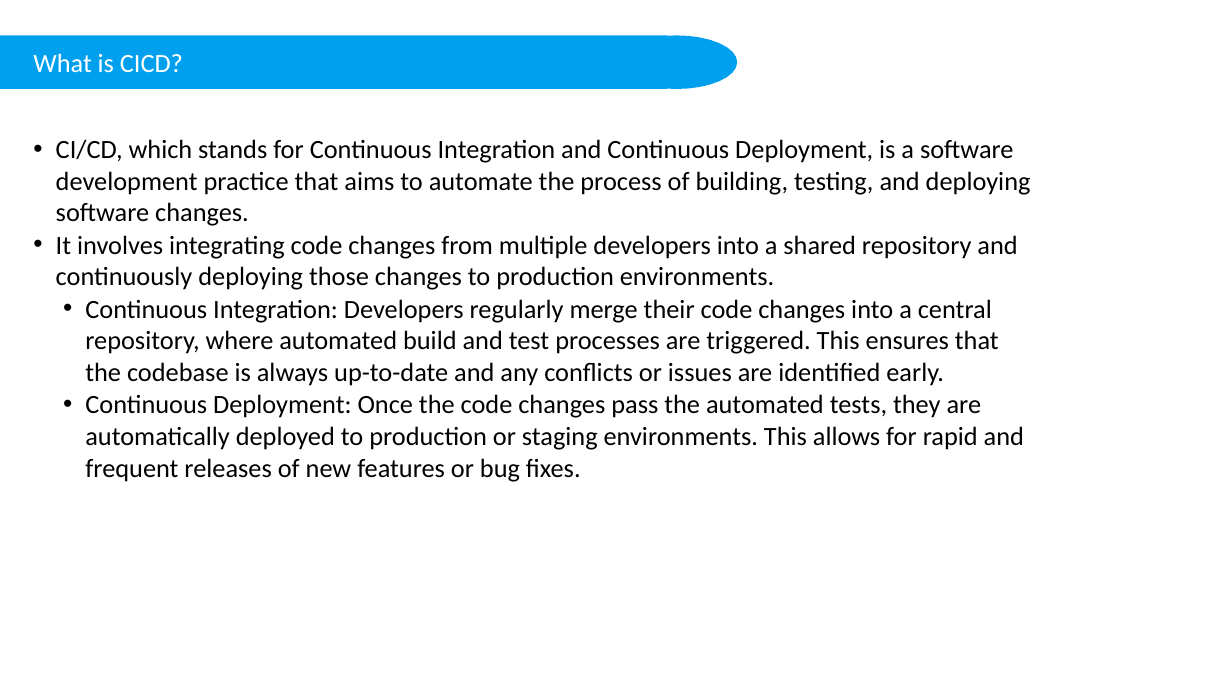
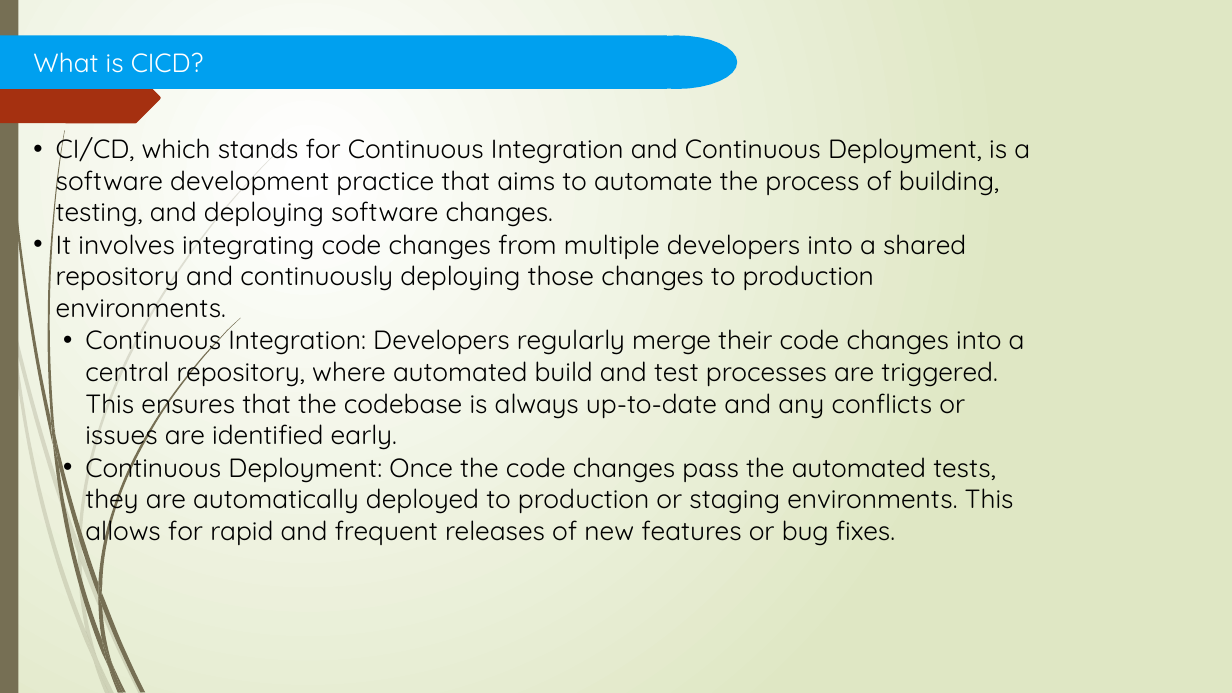
Before and after one commit to ttduyk13/CloudDevopsEngin-Project3, a slide deck: slide 2 of Presentation.pptx. Drawn at 1232x693 pixels with LibreOffice and Linux fonts; fonts in the diff are those of the drawing. Boxes give left, top, right and bottom in pixels: in the first picture for what was removed or moved away, otherwise in the second. Text is boxed around its words. In the diff, an @@ line names an element or a change of style, - is before the commit and + after.

```diff
--- a/Presentation.pptx
+++ b/Presentation.pptx
@@ background #FFFFFF to gradient #FFFFFF to #DFE8C4 @@
@@ rectangle added at (0,0,18,693), fill #766F54 @@
@@ text "What is CICD?" at (33,52,204,73): font Calibri to Quicksand @@
@@ freeform shape added at (0,72,160,124), fill #A53010 @@
@@ text "CI/CD, which stands for Continuous ..." at (56,130,1030,547): font Calibri to Quicksand @@
@@ group added at (0,142,288,693): 10 freeform shapes @@
@@ group added at (3,0,241,693): 12 freeform shapes @@
```
Also in this commit, not shown: 3 other slides changed, 1 slide added, 8 other files.
